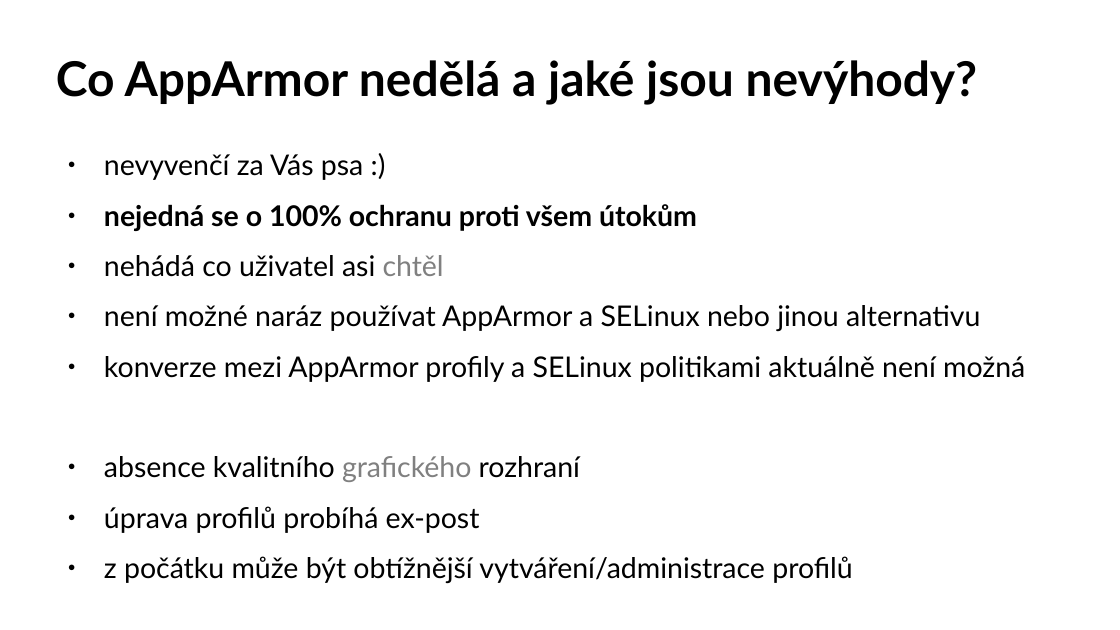
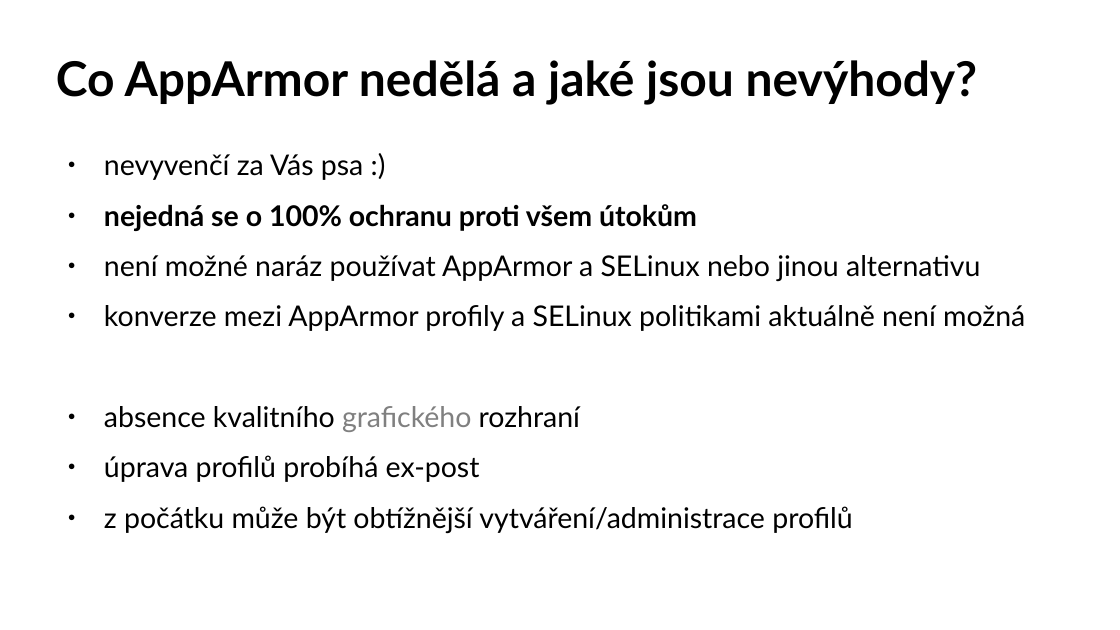
Before and after one commit to djz88/docs, a slide deck: slide 30 of apparmor_installfest2017.odp. Drawn at 1120x630 pixels with LibreOffice and Linux fonts; fonts in the diff are those of the drawing; background and template pictures are left out. Boxes give left, top, right and bottom in pixels: in the first picture for what was removed or moved away, otherwise in the second. Text is boxed around its words. In the diff, an @@ line names an element or a change of style, - is before the commit and + after.

```diff
--- a/apparmor_installfest2017.odp
+++ b/apparmor_installfest2017.odp
@@ text at [104, 255, 444, 277]: paragraph removed @@
-● nehádá co uživatel asi chtěl
```
Also in this commit, not shown: 9 other slides changed, 1 other file.
